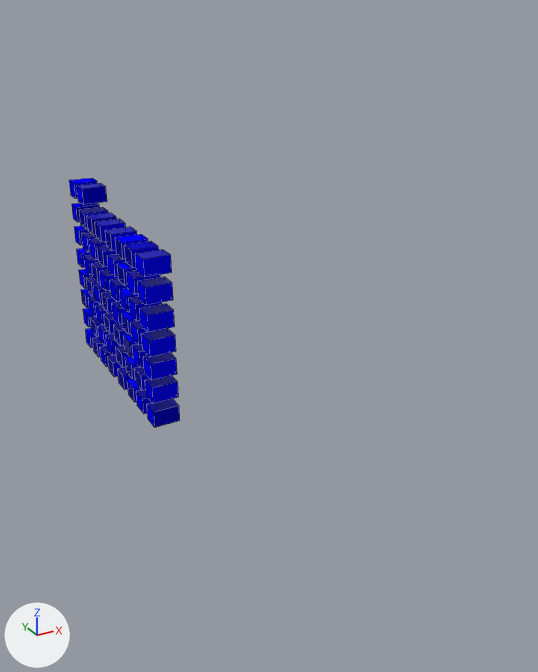
Two versions of the Blender file FS_UDIM_Material/fs22UDIM_mat.blend, one commit apart.
Rendered twice from a camera (50 mm lens) standing at (-15.8, -37.6, 24.0) and looking at (1.9, -5.4, 7.9). The axes (+X, +Y, +Z) are drawn at lower left. The lights are the same throughout. Mesh edges are drawn as thin lines.

Script lines for the objects in view, before the commit:
```python
me_cube_002 = bpy.data.meshes.new('Cube.002')
me_cube_002.from_pydata(...)  # 464 vertices, 348 faces; spans x -1.68..0.0, y -5.95..6.65, z -7.87..6.91
me_cube_002.materials.append(mat_udimtilevisualization)
ob_udimtestgrid = bpy.data.objects.new('UDIMTestGrid', me_cube_002)
ob_udimtestgrid.location = (-1.0, 7.85, 6.17)
ob_udimtestgrid.rotation_euler = (1.571, 0.0, 0.0)  # degrees (90, 0, 0)
```
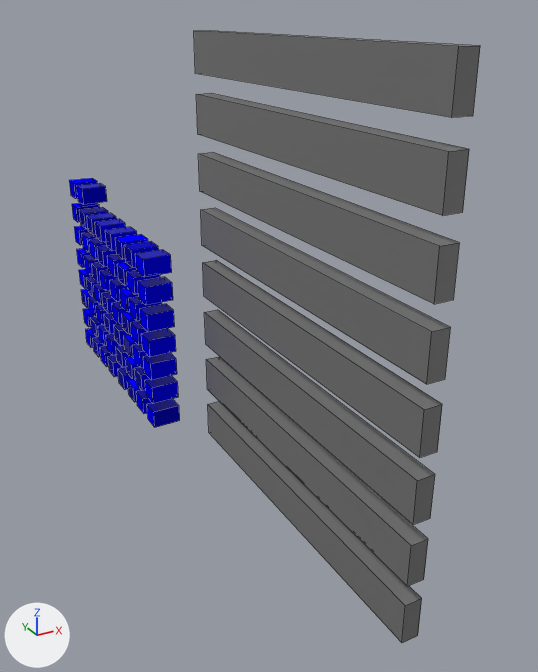
Commit message: Add a buildingShader version.

Where the change shows, as pixel boxes [x1, y1, x2, y2] in the pictures (538 x 672 px):
'UDIMBuildingGrid', added
    after: [194, 30, 480, 643]

Diff of the bpy script that builds the scene:
```diff
--- a/FS_UDIM_Material/fs22UDIM_mat.blend.py
+++ b/FS_UDIM_Material/fs22UDIM_mat.blend.py
@@ ng_giantbuilingshadercolor @@
+ng_giantbuilingshadercolor = bpy.data.node_groups.new('GiantBuilingShaderColor', 'ShaderNodeTree')
+# nodes: CombineColor, Math, Mix, SeparateXYZ, TexCoord
+# colours: black #000000, grey #747474
@@ mat_giantsbuildingshader @@
+mat_giantsbuildingshader = bpy.data.materials.new('GiantsBuildingShader')
+# nodes: BsdfPrincipled, Group, OutputMaterial
+# colours: grey #747474
@@ me_cube @@
+me_cube.from_pydata(...)  # a box spanning x 0.2..1.0, y -18.1..1.0, z -1.0..1.0; a box spanning x 0.2..1.0, y -18.1..1.0, z 2.0..4.0; a box spanning x 0.2..1.0, y -18.1..1.0, z 5.0..7.0; a box spanning x 0.2..1.0, y -18.1..1.0, z 8.0..10.0; a box spanning x 0.2..1.0, y -18.1..1.0, z 11.0..13.0; a box spanning x 0.2..1.0, y -18.1..1.0, z 14.0..16.0; a box spanning x 0.2..1.0, y -18.1..1.0, z 17.0..19.0; a box spanning x 0.2..1.0, y -18.1..1.0, z 20.0..22.0
+me_cube.materials.append(mat_giantsbuildingshader)
@@ ob_udimbuildinggrid @@
+ob_udimbuildinggrid = bpy.data.objects.new('UDIMBuildingGrid', me_cube)
+ob_udimbuildinggrid.location = (0.0, -1.88, 1.0)
```
